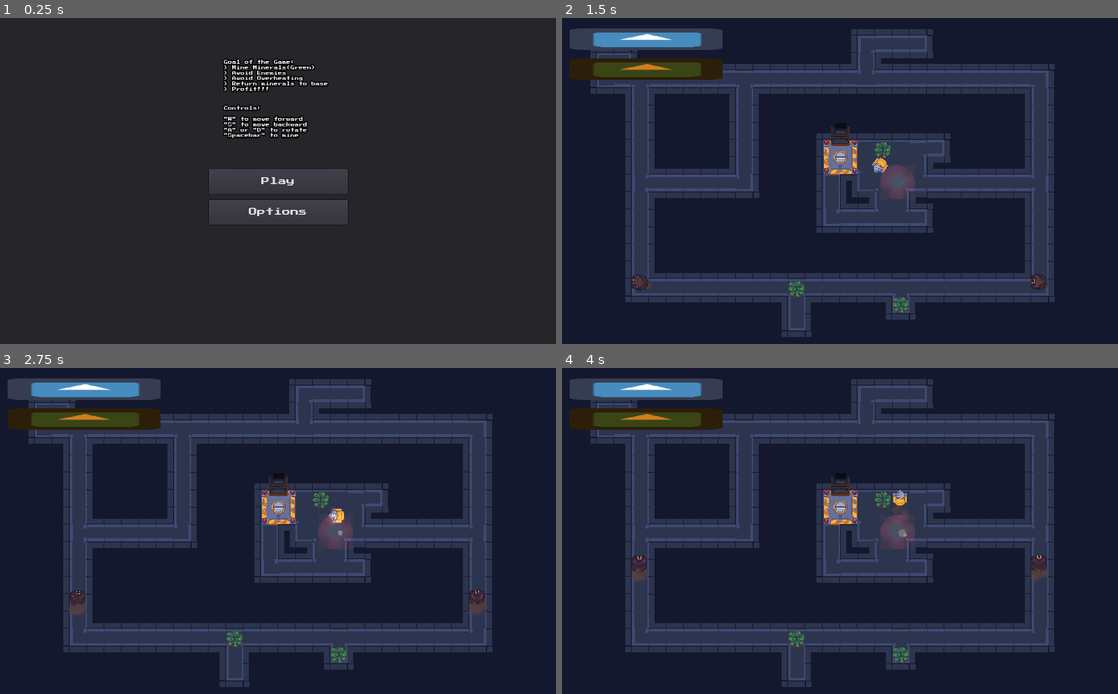
Above: before the commit, frames 1-4 (two rows, left to right).
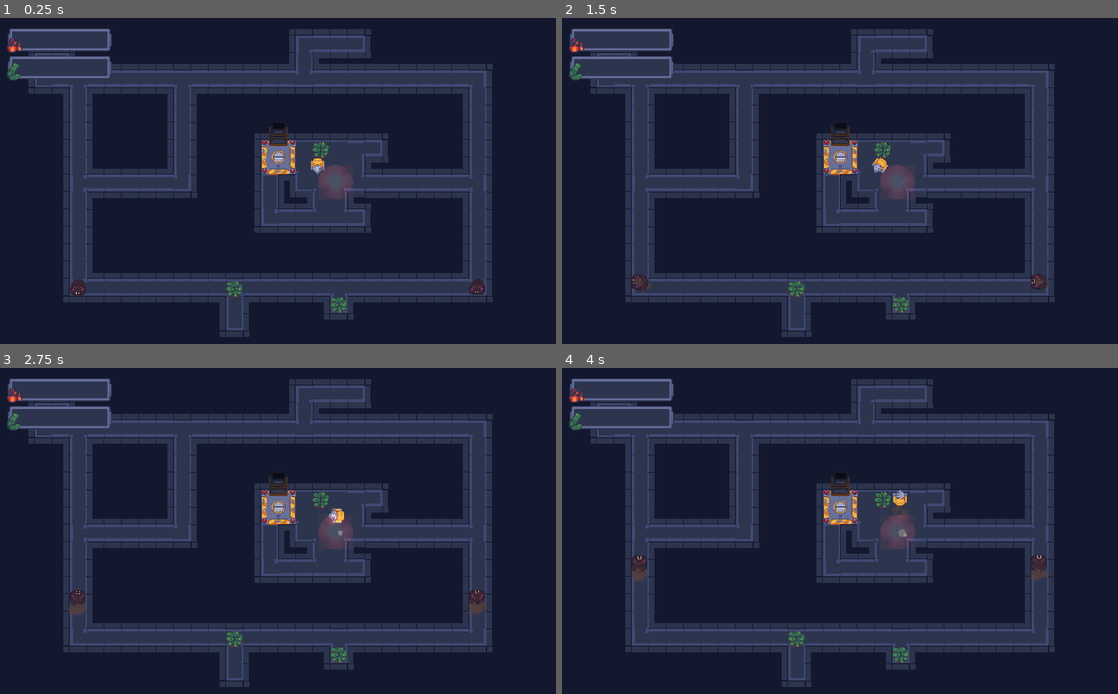
Above: after the commit, the same moments.

Repository: LaTu-Jams/LD54
Game: Godot game, scene res://scenes/Main.tscn
Two runs of this game, one before a commit and one after it. Both use one fixed random seed, a clock stepped at 60 frames per second and the inputs below. The engine's default icon, where the game draws it, is replaced by a stand-in: a white triangle on a blue panel in a dark square.
Inputs (mouse positions are in pixels of both pictures, inside the frame that each line leads up to):
- Up to frame 1 (0.25 s): no input
- Up to frame 2 (1.5 s): click (840, 181) at 0.5 s, where only the run before the commit has a clickable "Play"; tap Enter at 1.25 s; hold D (turn_right) from 1.28 s (still down); hold Space (Mine) from 1.28 s (still down)
- Up to frame 3 (2.75 s): release D (turn_right) at 2.03 s; release Space (Mine) at 2.03 s; hold S (move_backward) from 2.03 s (still down); tap Space (Mine) at 2.1 s
- Up to frame 4 (4 s): release S (move_backward) at 2.78 s; hold D (turn_right) 2.78-3.53 s; hold Space (Mine) 2.78-3.53 s; hold W (move_forward) from 3.53 s (still down); tap Space (Mine) at 3.6 s

The runs differ from the first frame. In frame 1, 34% of the frame differs, in the area x 1-89%, y 3-98%; in frame 2, 3.5%; in frame 3, 3.5%; in frame 4, 3.5%.

Commit message:
Add heat and mineral meter graphics

Diff:
--- a/scenes/Main.tscn
+++ b/scenes/Main.tscn
@@ -1,16 +1,19 @@
-[gd_scene load_steps=12 format=2]
+[gd_scene load_steps=15 format=2]
 
-[ext_resource path="res://icon.png" type="Texture" id=1]
+[ext_resource path="res://gfx/heatmeter_fill.png" type="Texture" id=1]
 [ext_resource path="res://scenes/Level.tscn" type="PackedScene" id=2]
 [ext_resource path="res://scenes/Player.tscn" type="PackedScene" id=3]
 [ext_resource path="res://scenes/HeatArea.tscn" type="PackedScene" id=4]
-[ext_resource path="res://gfx/Roundwhite.png" type="Texture" id=5]
+[ext_resource path="res://gfx/mineralmeter_logo.png" type="Texture" id=5]
 [ext_resource path="res://scripts/GameManager.gd" type="Script" id=6]
 [ext_resource path="res://scripts/UIManager.gd" type="Script" id=7]
 [ext_resource path="res://scripts/ParticleManager.gd" type="Script" id=8]
 [ext_resource path="res://scenes/Radar.tscn" type="PackedScene" id=9]
 [ext_resource path="res://scenes/StartLayout.tscn" type="PackedScene" id=10]
 [ext_resource path="res://scenes/Menu.tscn" type="PackedScene" id=11]
+[ext_resource path="res://gfx/heatmeter_logo.png" type="Texture" id=12]
+[ext_resource path="res://gfx/mineralmeter_back.png" type="Texture" id=13]
+[ext_resource path="res://gfx/mineralmeter_fill.png" type="Texture" id=14]
 
 [node name="Main" type="Node2D"]
 pause_mode = 2
@@ -48,25 +51,44 @@
 [node name="HeatMeter" type="TextureProgress" parent="UI"]
 margin_left = 14.0
 margin_top = 19.0
-margin_right = 54.0
-margin_bottom = 59.0
-rect_scale = Vector2( 7.04, 1 )
-value = 25.0
-texture_under = ExtResource( 1 )
-texture_progress = ExtResource( 5 )
+margin_right = 206.0
+margin_bottom = 61.0
+value = 50.0
+texture_under = ExtResource( 13 )
+texture_progress = ExtResource( 1 )
 nine_patch_stretch = true
+stretch_margin_left = 20
+stretch_margin_top = 20
+stretch_margin_right = 20
+stretch_margin_bottom = 20
+
+[node name="HeatLogo" type="TextureRect" parent="UI/HeatMeter"]
+margin_left = -11.0
+margin_top = 8.0
+margin_right = 37.0
+margin_bottom = 50.0
+texture = ExtResource( 12 )
 
 [node name="MineralMeter" type="TextureProgress" parent="UI"]
-modulate = Color( 0.815686, 0.494118, 0.113725, 1 )
 margin_left = 14.0
-margin_top = 74.0
-margin_right = 54.0
-margin_bottom = 114.0
-rect_scale = Vector2( 7.04, 1 )
-value = 25.0
-texture_under = ExtResource( 1 )
-texture_progress = ExtResource( 5 )
+margin_top = 70.0
+margin_right = 206.0
+margin_bottom = 112.0
+value = 50.0
+texture_under = ExtResource( 13 )
+texture_progress = ExtResource( 14 )
 nine_patch_stretch = true
+stretch_margin_left = 20
+stretch_margin_top = 20
+stretch_margin_right = 20
+stretch_margin_bottom = 20
+
+[node name="MineralLogo" type="TextureRect" parent="UI/MineralMeter"]
+margin_left = -14.0
+margin_top = 7.0
+margin_right = 34.0
+margin_bottom = 49.0
+texture = ExtResource( 5 )
 
 [node name="NextLevel" type="Label" parent="UI"]
 visible = false
@@ -77,5 +99,7 @@
 text = "NEXT LEVEL"
 
 [node name="StartLayout" parent="UI" instance=ExtResource( 10 )]
+visible = false
 
 [node name="Menu" parent="UI" instance=ExtResource( 11 )]
+visible = false
Binary file added: gfx/heatmeter.aseprite
Binary file added: gfx/heatmeter_fill.png
Not shown, added: gfx/heatmeter_fill.png.import
Binary file added: gfx/heatmeter_logo.png
Not shown, added: gfx/heatmeter_logo.png.import
Binary file added: gfx/mineralmeter.aseprite
Binary file added: gfx/mineralmeter_back.png
Not shown, added: gfx/mineralmeter_back.png.import
Binary file added: gfx/mineralmeter_fill.png
Not shown, added: gfx/mineralmeter_fill.png.import
Binary file added: gfx/mineralmeter_logo.png
Not shown, added: gfx/mineralmeter_logo.png.import
